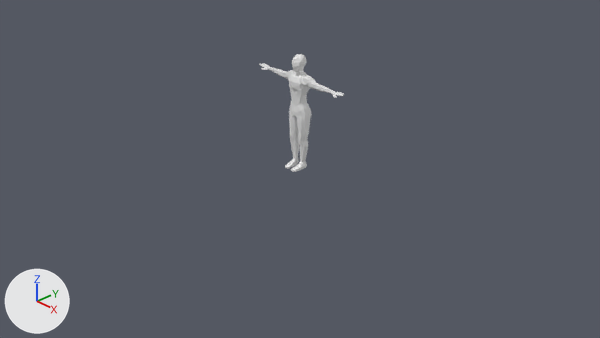
One commit to the Blender file src/models/plagued.blend: the scene before it, then after it.
Camera for both pictures: the file's camera 'Camera'. Lighting does not change. The marker at lower left points along +X, +Y and +Z.

Names of what the first picture shows: 'Player'.
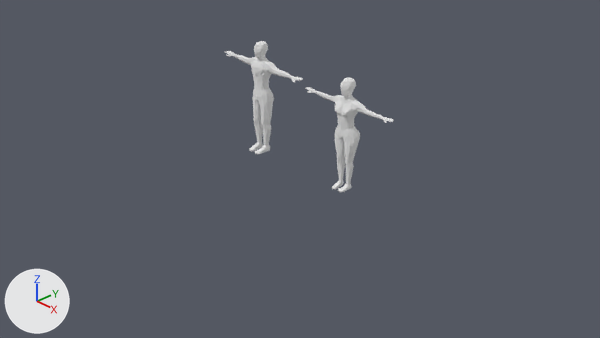
Commit message: Added female human model

The change in detail:
Material 'Material.001' (mat_material_001) is new.
Its base color is (0.8, 0.8, 0.8) (white #e7e7e7).
Its roughness is 0.5.
Mesh me_cube_001 is new.
It has 371 vertices, 358 faces and spans x 0.0..3.44, y -0.62..0.75, z -0.12..6.72.
It uses material mat_material_001 (white #e7e7e7).
Object 'Player' (ob_player) moves from (0.0, 0.0, 0.02) to (-0.742, 0.0, 0.02).
Object 'Female' (ob_female) is new; it shows me_cube_001.
Its location is (0.855, 0.0, 0.02).
Its rotation in degrees is (0, 0, -181).
Its scale is (0.215, 0.215, 0.215).
It gains a MIRROR modifier named 'Mirror'.

Boxes [x1, y1, x2, y2] around the edits, measured in the pictures (600 x 338 px):
'Player', moved: before [259, 54, 344, 172]; after [225, 41, 303, 154]
'Female', added: after [305, 77, 394, 192]
